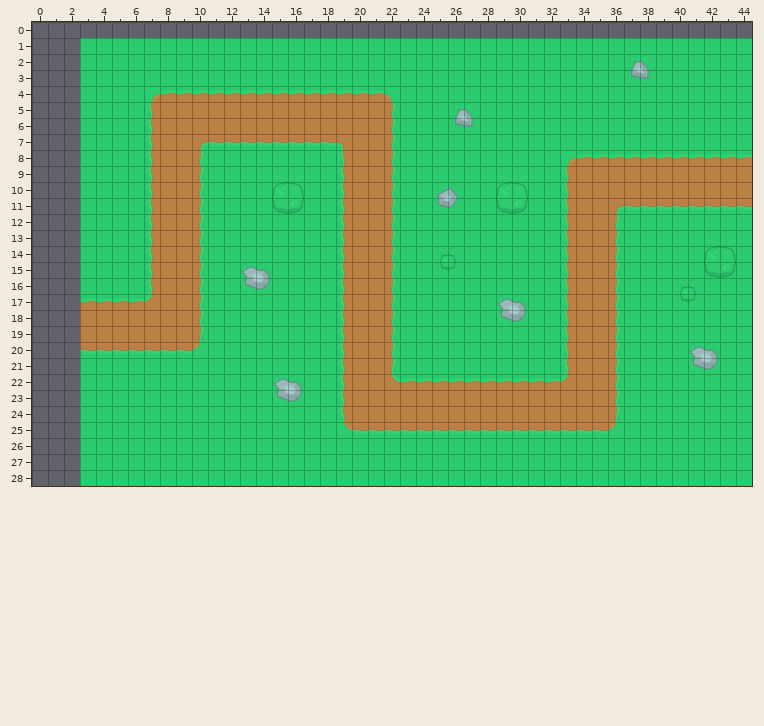
Tiled map (JSON): assets/maps/level1.json. Above: the version before the commit.
Cells are 32x32 px. Shown: x 0..44, y 0..28. The commit also replaced the tileset; all pictures use the new one. The old version is drawn lined up with the new one.
Now the later version:
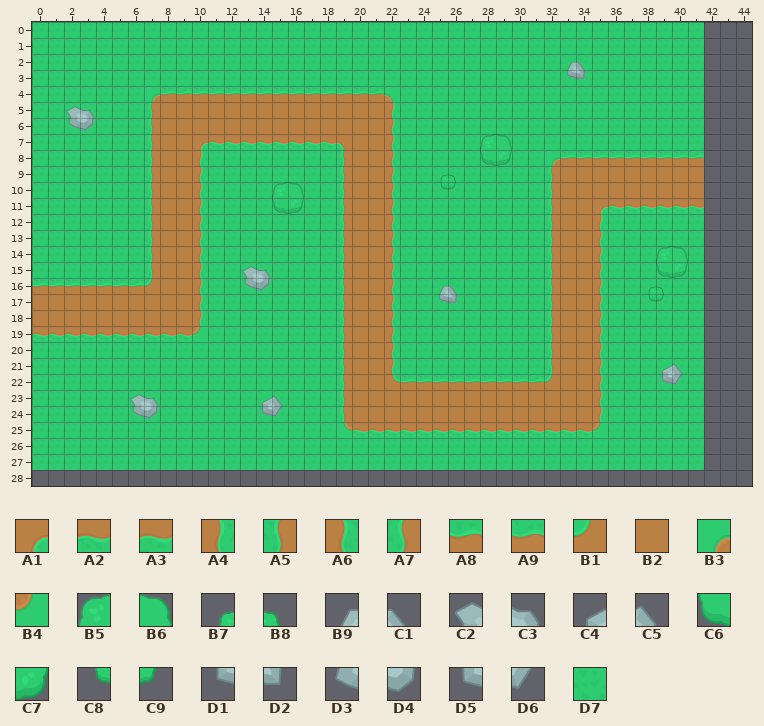
Key: from "tileset": A1 47, A2 48, A3 49, A4 93, A5 96, A6 139, A7 142, A8 186, A9 187, B1 188, B2 192, B3 323, B4 464, B5 490, B6 491, B7 492, B8 493, B9 500, C1 501, C2 502, C3 503, C4 504, C5 505, C6 536, C7 537, C8 538, C9 539, D1 546, D2 547, D3 548, D4 549, D5 550, D6 551, D7 590.
__ is an empty cell.
What changed:
everything moved by +22,+13 cells (the old picture is shown already moved)
Layer "background":
y 0: x 0..41 __ __ __ __ __ __ __ __ __ __ __ __ __ __ __ __ __ __ __ __ __ __ __ __ __ __ __ __ __ __ __ __ __ __ __ __ __ __ __ __ __ __ -> D7 D7 D7 D7 D7 D7 D7 D7 D7 D7 D7 D7 D7 D7 D7 D7 D7 D7 D7 D7 D7 D7 D7 D7 D7 D7 D7 D7 D7 D7 D7 D7 D7 D7 D7 D7 D7 D7 D7 D7 D7 D7
y 1..7: x 0..2 __ __ __ -> D7 D7 D7; x 42..44 D7 D7 D7 -> __ __ __
y 8: x 0..2 __ __ __ -> D7 D7 D7; x 32..33 D7 B3 -> B3 A8; x 42..44 A8 A8 A9 -> __ __ __
y 9: x 0..2 __ __ __ -> D7 D7 D7; x 32..33 D7 A5 -> A5 B2; x 42..44 B2 B2 B2 -> __ __ __
y 10: x 0..2 __ __ __ -> D7 D7 D7; x 32..33 D7 A5 -> A7 B2; x 42..44 B2 B2 B2 -> __ __ __
y 11: x 0..2 __ __ __ -> D7 D7 D7; x 32..33 D7 A5 -> A7 B2; x 35..36 B2 A1 -> A1 A2; x 42..44 A2 A2 A3 -> __ __ __
y 12: x 0..2 __ __ __ -> D7 D7 D7; x 32..33 D7 A5 -> A7 B2; x 35..36 B2 A4 -> A4 D7; x 42..44 D7 D7 D7 -> __ __ __
y 13..15: x 0..2 __ __ __ -> D7 D7 D7; x 32..33 D7 A5 -> A7 B2; x 35..36 B2 A6 -> A6 D7; x 42..44 D7 D7 D7 -> __ __ __
y 16: x 0..7 __ __ __ D7 D7 D7 D7 A7 -> A8 A8 A8 A8 A8 A8 A9 B1; x 32..33 D7 A5 -> A7 B2; x 35..36 B2 A6 -> A6 D7; x 42..44 D7 D7 D7 -> __ __ __
y 17: x 0..7 __ __ __ A8 A9 A8 A9 B1 -> B2 B2 B2 B2 B2 B2 B2 B2; x 32..33 D7 A5 -> A7 B2; x 35..36 B2 A6 -> A6 D7; x 42..44 D7 D7 D7 -> __ __ __
y 18: x 0..2 __ __ __ -> B2 B2 B2; x 32..33 D7 A5 -> A7 B2; x 35..36 B2 A6 -> A6 D7; x 42..44 D7 D7 D7 -> __ __ __
y 19: x 0..10 __ __ __ B2 B2 B2 B2 B2 B2 B2 A6 -> A2 A2 A2 A2 A2 A2 A2 A2 A2 A3 B4; x 32..33 D7 A5 -> A7 B2; x 35..36 B2 A6 -> A6 D7; x 42..44 D7 D7 D7 -> __ __ __
y 20: x 0..10 __ __ __ A2 A2 A2 A2 A2 A2 A3 B4 -> D7 D7 D7 D7 D7 D7 D7 D7 D7 D7 D7; x 32..33 D7 A5 -> A7 B2; x 35..36 B2 A6 -> A6 D7; x 42..44 D7 D7 D7 -> __ __ __
y 21: x 0..2 __ __ __ -> D7 D7 D7; x 32..33 D7 A7 -> A7 B2; x 35..36 B2 A6 -> A6 D7; x 42..44 D7 D7 D7 -> __ __ __
y 22: x 0..2 __ __ __ -> D7 D7 D7; x 32..33 A9 B1 -> B1 B2; x 35..36 B2 A6 -> A6 D7; x 42..44 D7 D7 D7 -> __ __ __
y 23..24: x 0..2 __ __ __ -> D7 D7 D7; x 35..36 B2 A6 -> A6 D7; x 42..44 D7 D7 D7 -> __ __ __
y 25: x 0..2 __ __ __ -> D7 D7 D7; x 35..36 A3 B4 -> B4 D7; x 42..44 D7 D7 D7 -> __ __ __
y 26..27: x 0..2 __ __ __ -> D7 D7 D7; x 42..44 D7 D7 D7 -> __ __ __
y 28: x 3..44 D7 D7 D7 D7 D7 D7 D7 D7 D7 D7 D7 D7 D7 D7 D7 D7 D7 D7 D7 D7 D7 D7 D7 D7 D7 D7 D7 D7 D7 D7 D7 D7 D7 D7 D7 D7 D7 D7 D7 D7 D7 D7 -> __ __ __ __ __ __ __ __ __ __ __ __ __ __ __ __ __ __ __ __ __ __ __ __ __ __ __ __ __ __ __ __ __ __ __ __ __ __ __ __ __ __
Layer "rocks":
y 2: x 33..34 __ __ -> B9 C1; x 37..38 B9 C1 -> __ __
y 3: x 33..34 __ __ -> D1 D2; x 37..38 D1 D2 -> __ __
y 5: x 2..3 __ __ -> C2 C3; x 26..27 B9 C1 -> __ __
y 6: x 2..3 __ __ -> D3 D4; x 26..27 D1 D2 -> __ __
y 7: x 28..29 __ __ -> B5 B6
y 8: x 28..29 __ __ -> C6 C7
y 9: x 25..26 __ __ -> B7 B8
y 10: x 25..26 C4 C5 -> C8 C9; x 29..30 B5 B6 -> __ __
y 11: x 25..26 D5 D6 -> __ __; x 29..30 C6 C7 -> __ __
y 14: x 25..26 B7 B8 -> __ __; x 39..40 __ __ -> B5 B6; x 42..43 B5 B6 -> __ __
y 15: x 25..26 C8 C9 -> __ __; x 39..40 __ __ -> C6 C7; x 42..43 C6 C7 -> __ __
y 16: x 25..26 __ __ -> B9 C1; x 38..41 __ __ B7 B8 -> B7 B8 __ __
y 17: x 25..26 __ __ -> D1 D2; x 29..30 C2 C3 -> __ __; x 38..41 __ __ C8 C9 -> C8 C9 __ __
y 18: x 29..30 D3 D4 -> __ __
y 20: x 41..42 C2 C3 -> __ __
y 21: x 39..42 __ __ D3 D4 -> C4 C5 __ __
y 22: x 15..16 C2 C3 -> __ __; x 39..40 __ __ -> D5 D6
y 23: x 6..7 __ __ -> C2 C3; x 14..16 __ D3 D4 -> C4 C5 __
y 24: x 6..7 __ __ -> D3 D4; x 14..15 __ __ -> D5 D6
